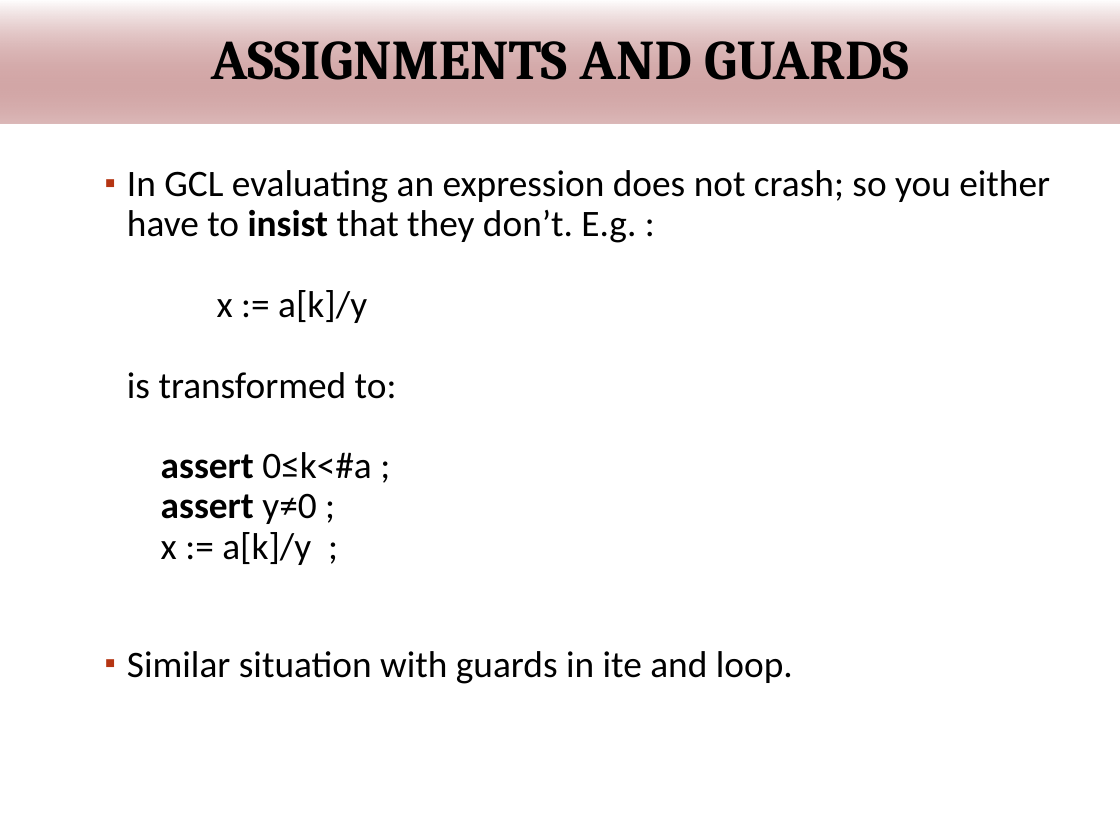
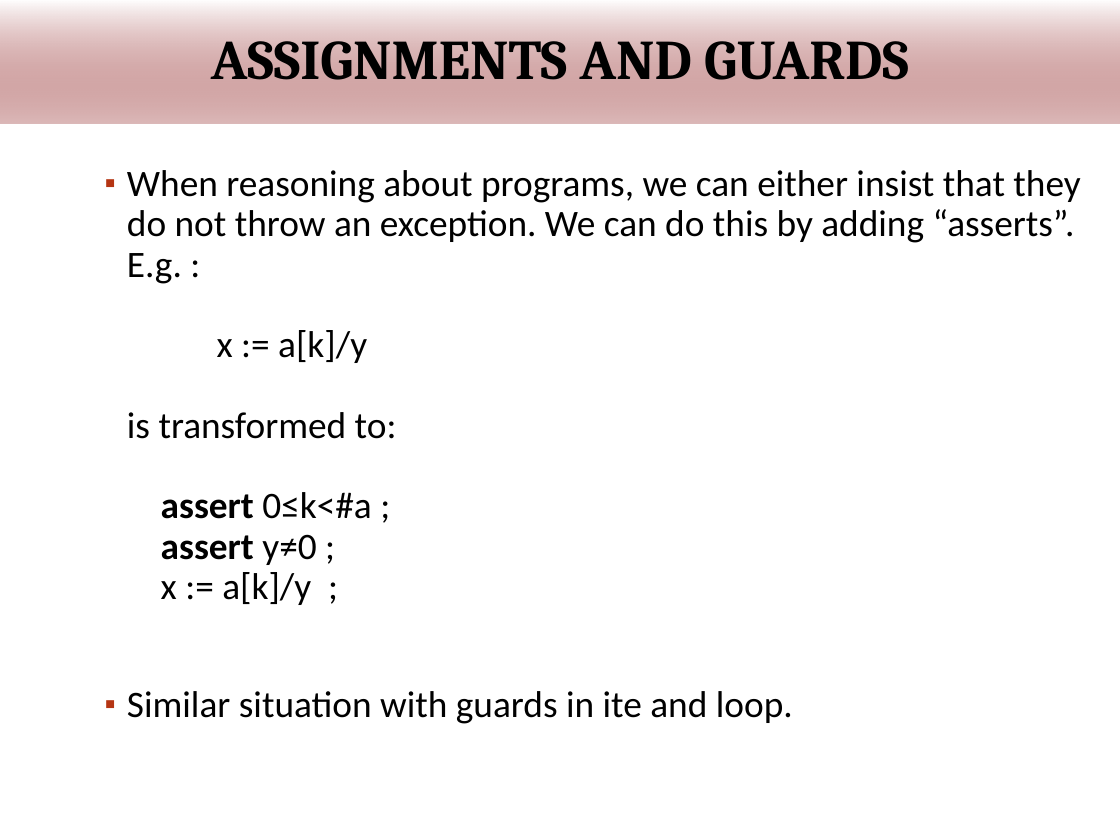
Before and after one commit to wooshrow/infopv, a slide deck: slide 65 of slides/PV_hoare.pptx (slide 67 before the commit). Drawn at 1120x840 pixels with LibreOffice and Linux fonts; fonts in the diff are those of the drawing; background and template pictures are left out. Boxes give left, top, right and bottom in pixels: in the first picture for what was removed or moved away, otherwise in the second. Text is boxed around its words. In the diff, an @@ line names an element or a change of style, - is before the commit and + after.

```diff
--- a/slides/PV_hoare.pptx
+++ b/slides/PV_hoare.pptx
@@ text at [127, 170, 1080, 605]: text changed @@
-▪ In GCL evaluating an expression does not crash; so you either have to insist that they don’t. E.g. :
-  x := a[k]/y
-  is transformed to:
-  assert 0≤k<#a ;
-  assert y≠0 ;
-  x := a[k]/y ;
+▪ When reasoning about programs, we can either insist that they do not throw an exception. We can do this by adding “asserts”. E.g. :
+  x := a[k]/y
+  is transformed to:
+  assert 0≤k<#a ;
+  assert y≠0 ;
+  x := a[k]/y ;
```
Also in this commit, not shown: 5 other slides changed, 1 slide added, 3 slides removed, 1 other file.
